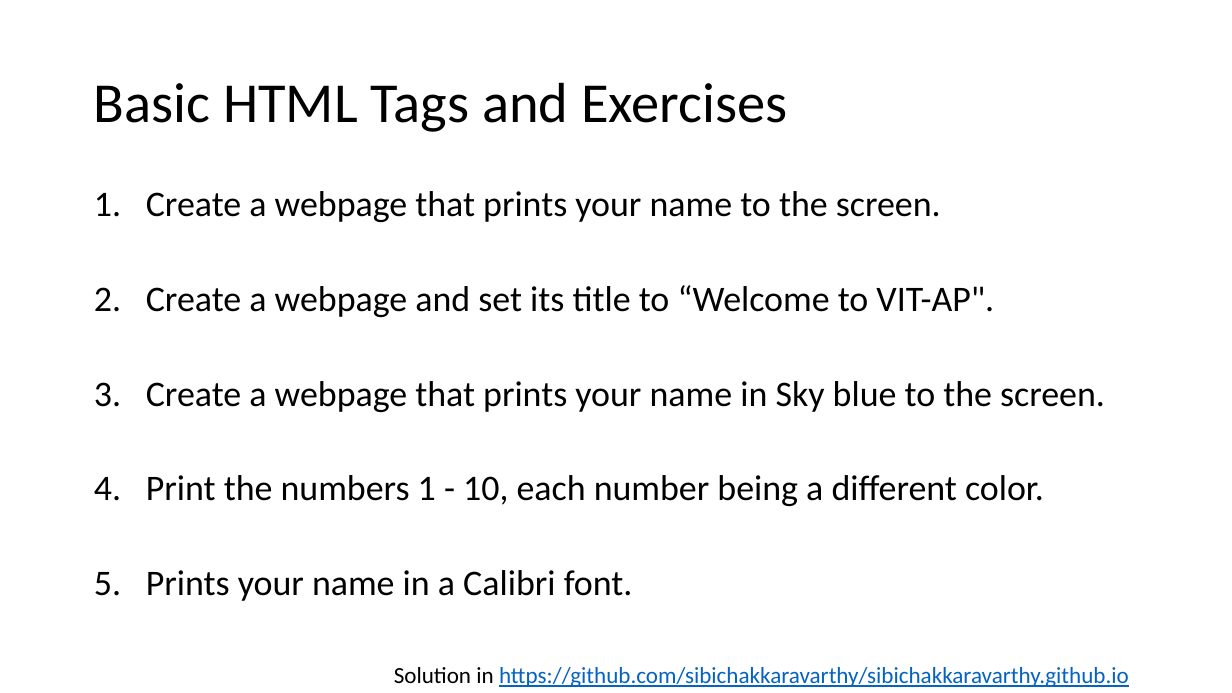
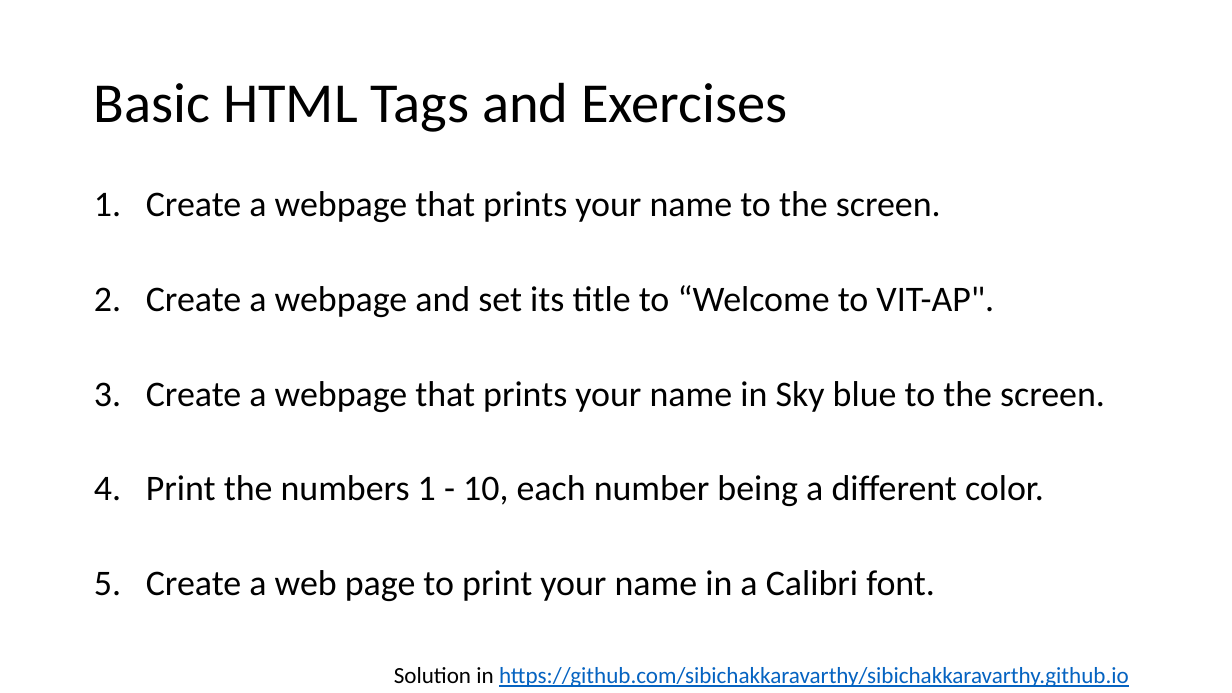
Before and after one commit to sibichakkaravarthy/CSE4004--WebTechnologies, a slide deck: slide 6 of WT_LAB.pptx. Drawn at 1232x693 pixels with LibreOffice and Linux fonts; fonts in the diff are those of the drawing. Boxes give left, top, right and bottom in pixels: in the first picture for what was removed or moved away, otherwise in the second. Text is boxed around its words. In the diff, an @@ line names an element or a change of style, - is before the commit and + after.

```diff
--- a/WT_LAB.pptx
+++ b/WT_LAB.pptx
@@ text at (146, 570, 935, 601): text changed @@
-5. Prints your name in a Calibri font.
+5. Create a web page to print your name in a Calibri font.
```
Also in this commit, not shown: 5 slides added, 1 slide removed.
